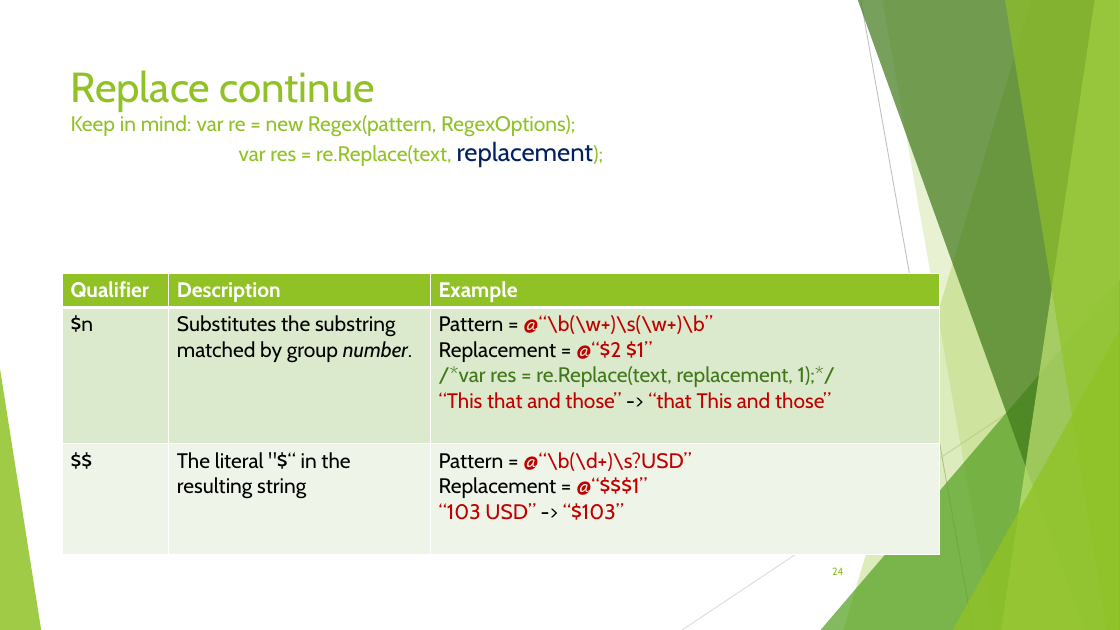
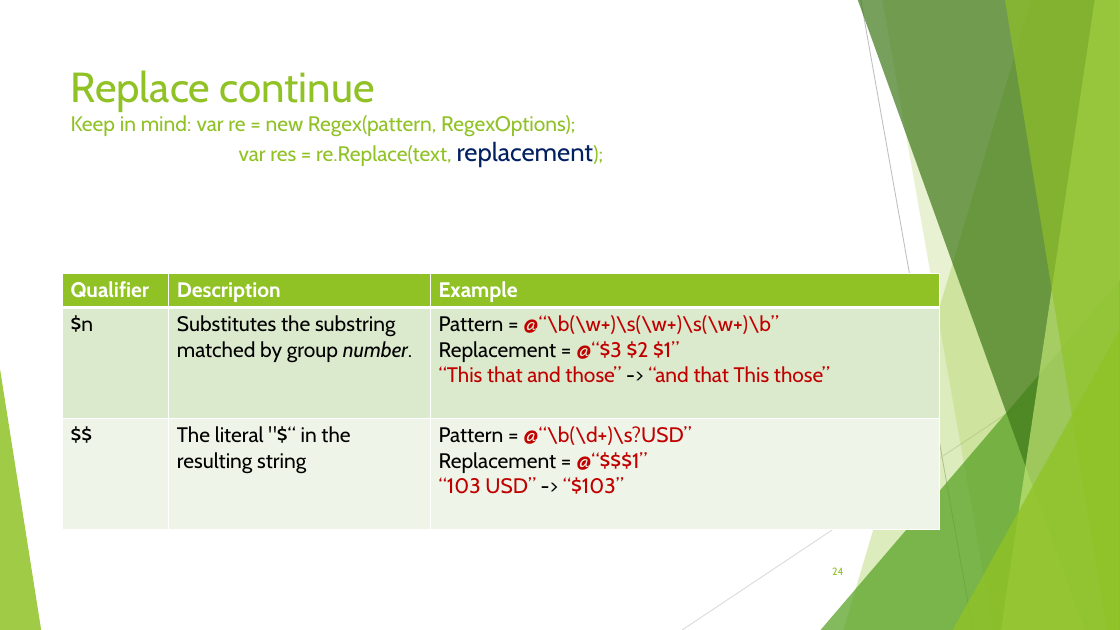
Before and after one commit to avifarah/RegularExpressionsTalk, a slide deck: slide 24 of Regular expression.pptx. Drawn at 1120x630 pixels with LibreOffice and Linux fonts; fonts in the diff are those of the drawing. Boxes give left, top, right and bottom in pixels: in the first picture for what was removed or moved away, otherwise in the second. Text is boxed around its words. In the diff, an @@ line names an element or a change of style, - is before the commit and + after.

Commit message:
Make replace clearer

```diff
--- a/Regular expression.pptx
+++ b/Regular expression.pptx
@@ table at (62, 273, 940, 526) @@
-row 2, column 3: Pattern = @“\b(\w+)\s(\w+)\b” / Replacement = @“$2 $1” /*var res = re.Replace(text, replacement, 1);*/ / “This that and those” -> “that This and those”
+row 2, column 3: Pattern = @“\b(\w+)\s(\w+)\s(\w+)\b” / Replacement = @“$3 $2 $1” “This that and those” -> “and that This those”
```
